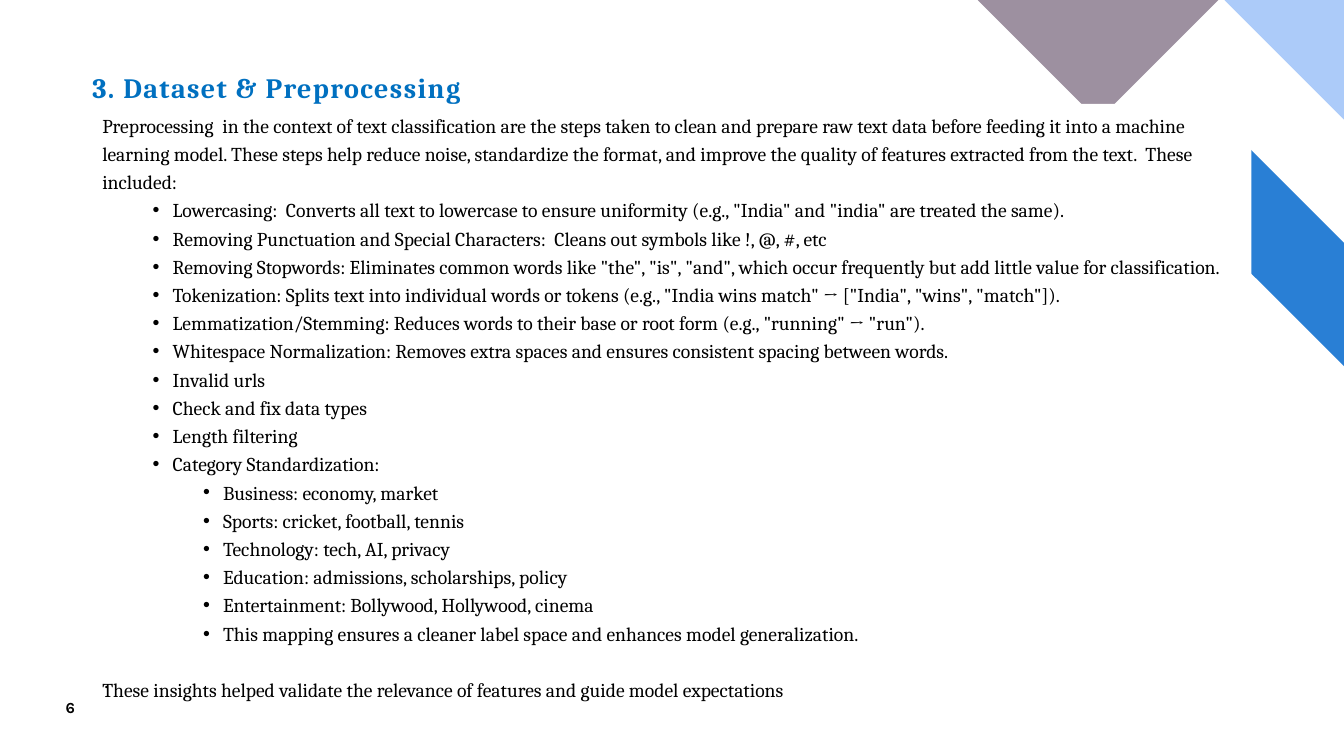
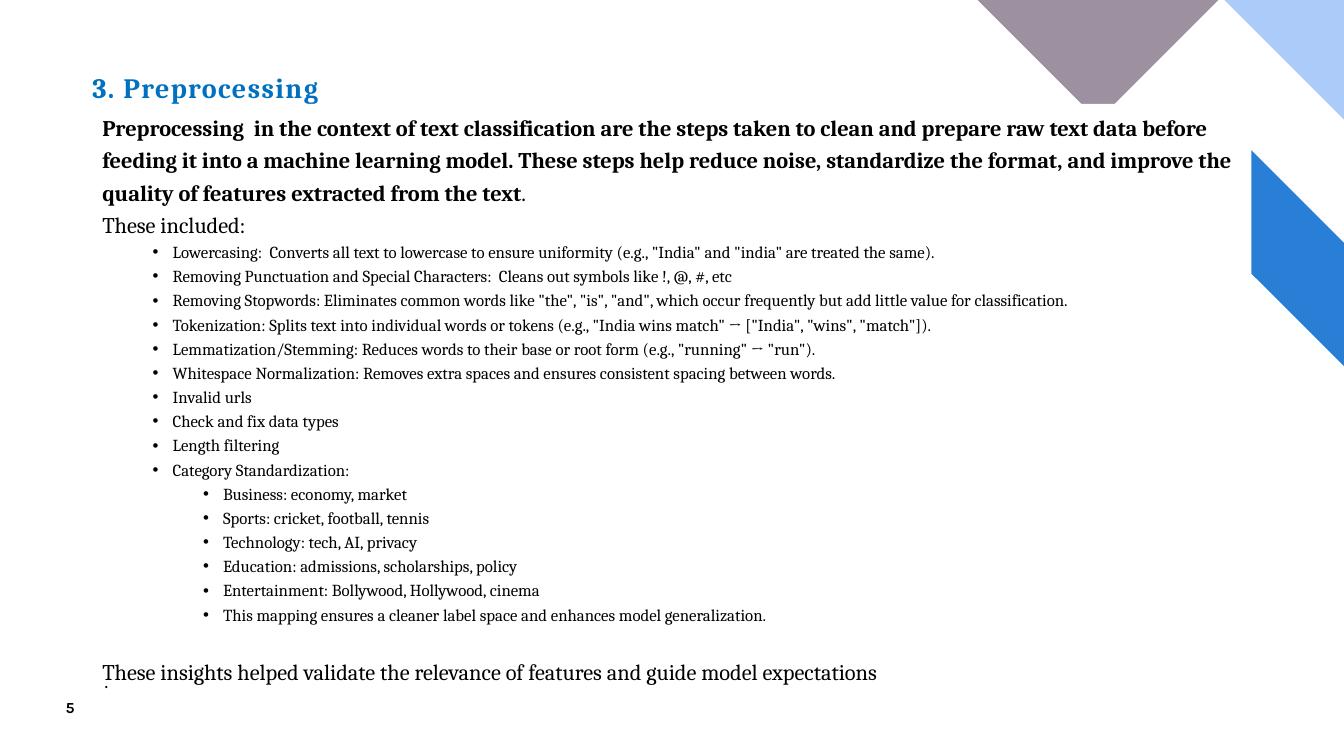
Before and after one commit to mdangirwa/2409NLP_Group_2, a slide deck: slide 5 of Final NLP Presentation - Team Project July 2025.pptx (slide 6 before the commit). Drawn at 1344x756 pixels with LibreOffice and Linux fonts; fonts in the diff are those of the drawing. Boxes give left, top, right and bottom in pixels: in the first picture for what was removed or moved away, otherwise in the second. Text is boxed around its words. In the diff, an @@ line names an element or a change of style, - is before the commit and + after.

```diff
--- a/Final NLP Presentation - Team Project July 2025.pptx
+++ b/Final NLP Presentation - Team Project July 2025.pptx
@@ title at (x1=92, y1=78, x2=318, y2=104): text changed @@
-3. Dataset & Preprocessing
+3. Preprocessing
@@ text at (x1=102, y1=120, x2=1231, y2=233): text changed; size 14 to 16 pt; bold on @@
-Preprocessing in the context of text classification are the steps taken to clean and prepare raw text data before feeding it into a machine learning model. These steps help reduce noise, standardize the format, and improve the quality of features extracted from the text. These included:
+Preprocessing in the context of text classification are the steps taken to clean and prepare raw text data before feeding it into a machine learning model. These steps help reduce noise, standardize the format, and improve the quality of features extracted from the text.
+These included:
@@ text at (x1=102, y1=246, x2=1068, y2=685): size 14 to 12 pt in "Lowercasing: Converts all text to lowercase to ...", "Removing Punctuation and Special Characters: Cleans out ...", "Removing Stopwords: Eliminates common words like "the", ...", "Tokenization: Splits text into individual words or ..." and 12 more places; size 14 to 16 pt in "These insights helped validate the relevance of ..." @@
```
Also in this commit, not shown: 7 other slides changed, 1 slide added, 1 slide removed.
